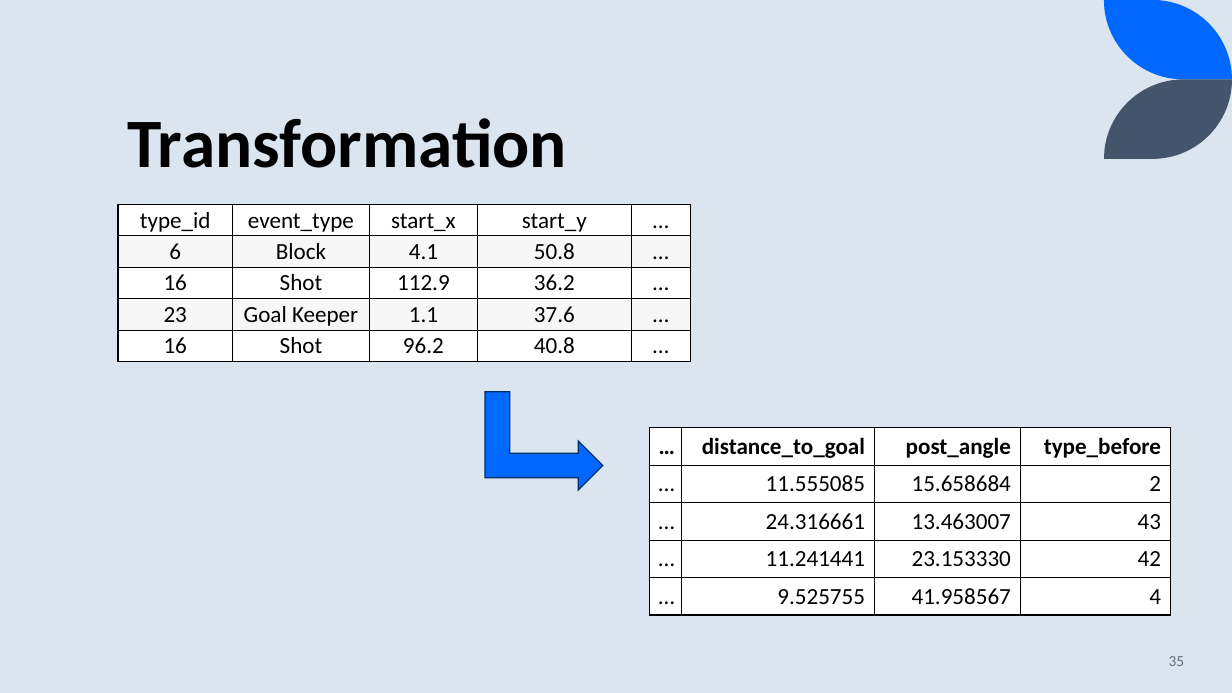
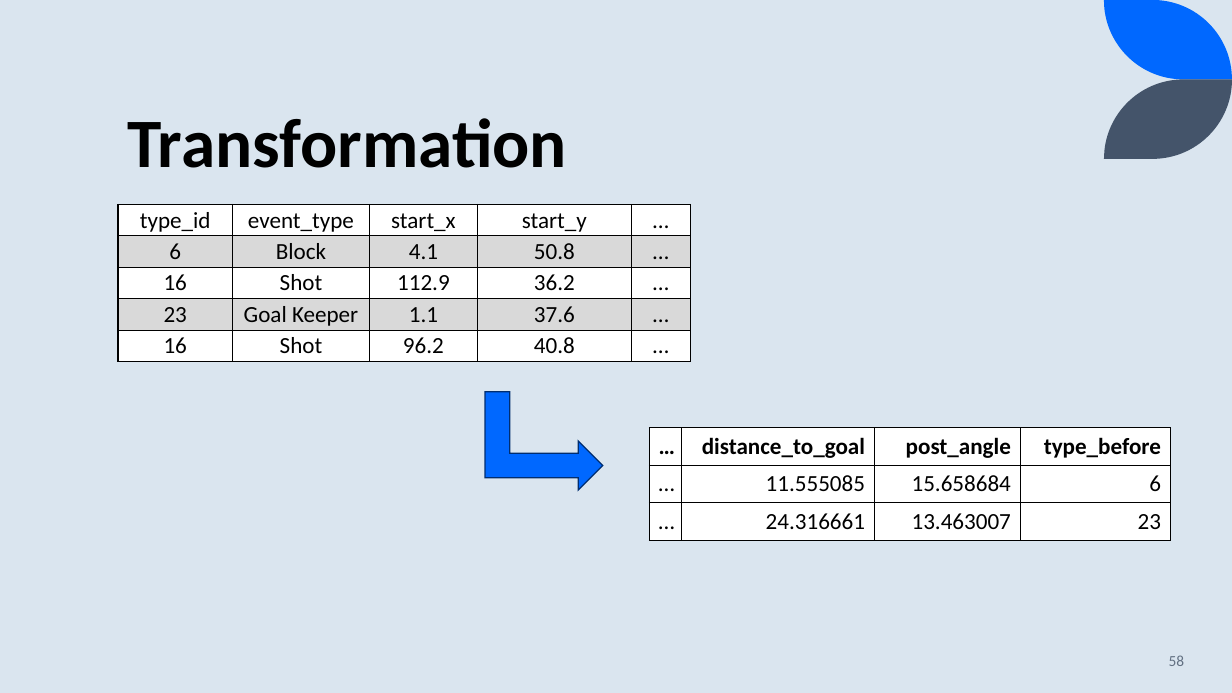
Before and after one commit to fadhilra101/skripsi, a slide deck: slide 58 of ppt/PPT SEMHAS Fadhil Raihan Akbar 11210930000101.pptx (slide 35 before the commit). Drawn at 1232x693 pixels with LibreOffice and Linux fonts; fonts in the diff are those of the drawing. Boxes give left, top, right and bottom in pixels: in the first picture for what was removed or moved away, otherwise in the second. Text is boxed around its words. In the diff, an @@ line names an element or a change of style, - is before the commit and + after.

```diff
--- a/ppt/PPT SEMHAS Fadhil Raihan Akbar 11210930000101.pptx
+++ b/ppt/PPT SEMHAS Fadhil Raihan Akbar 11210930000101.pptx
@@ table at [118,204,691,360] @@
@@ fill #F7F7F7 to #D9D9D9 in 10 cells @@
@@ table at [650,428,1171,539] @@
-row 2: … | 11.555085 | 15.658684 | 2
-row 3: … | 24.316661 | 13.463007 | 43
-row 4: … | 11.241441 | 23.153330 | 42
-row 5: … | 9.525755 | 41.958567 | 4
+row 2: … | 11.555085 | 15.658684 | 6
+row 3: … | 24.316661 | 13.463007 | 23
@@ page number at [1169,655,1185,666]: text changed @@
-35
+58
```
Also in this commit, not shown: 28 other slides changed, 33 slides added, 2 slides removed, 3 other files.
